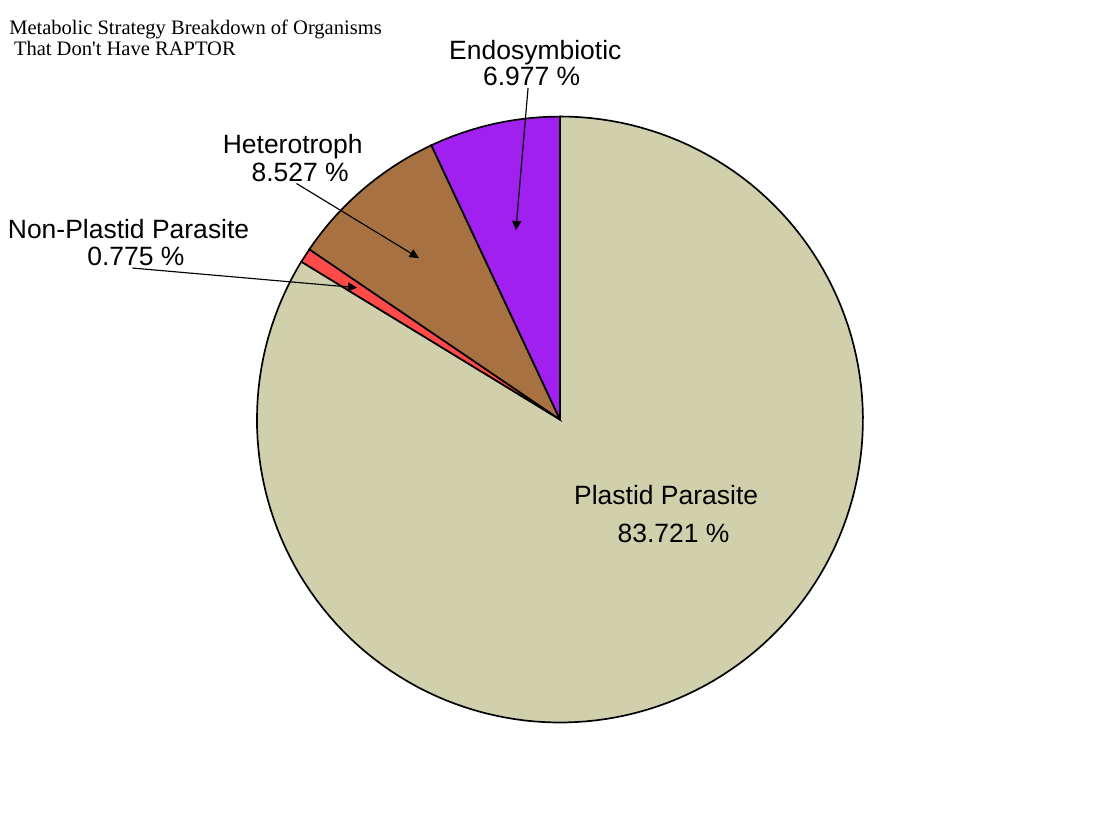
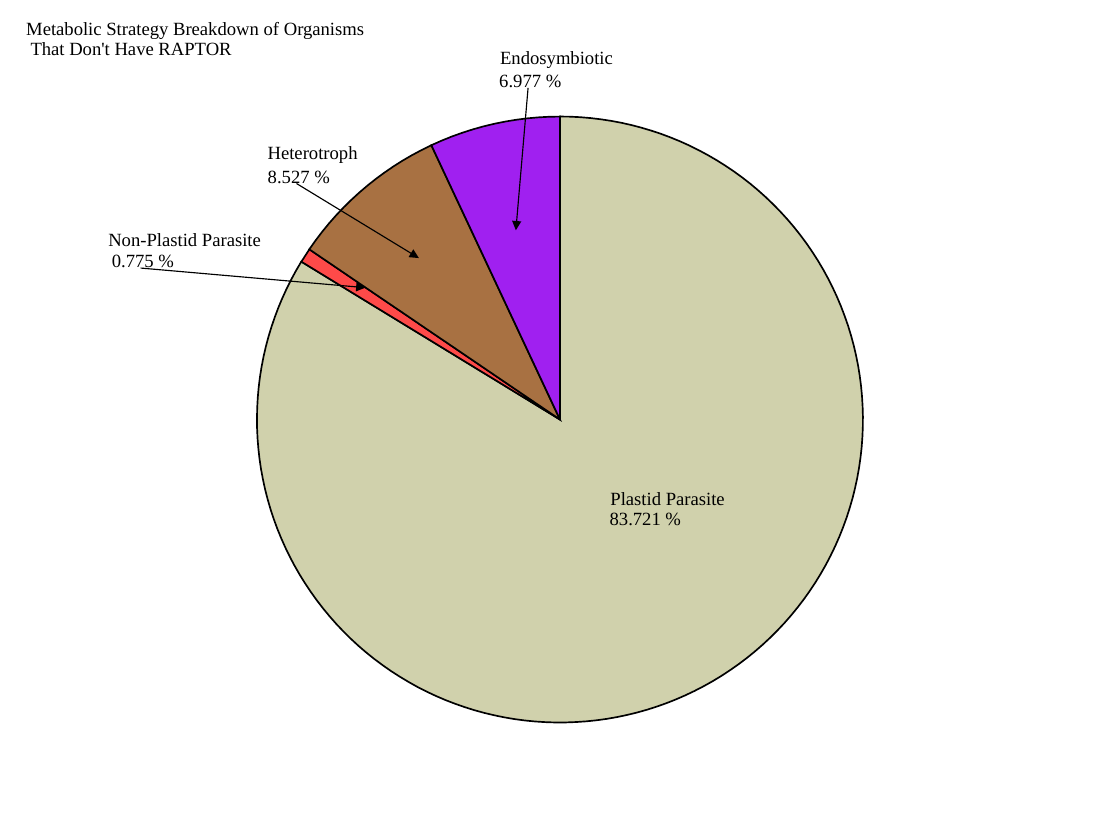
Before and after one commit to Dellaraam/TOR_phylogenetics, a slide deck: slide 1 of Images/Figures_To_Review/PieCharts_Metabolic/ALL/PieWithOutRAPTOR.pptx. Drawn at 1120x840 pixels with LibreOffice and Linux fonts; fonts in the diff are those of the drawing. Boxes give left, top, right and bottom in pixels: in the first picture for what was removed or moved away, otherwise in the second. Text is boxed around its words. In the diff, an @@ line names an element or a change of style, - is before the commit and + after.

```diff
--- a/Images/Figures_To_Review/PieCharts_Metabolic/ALL/PieWithOutRAPTOR.pptx
+++ b/Images/Figures_To_Review/PieCharts_Metabolic/ALL/PieWithOutRAPTOR.pptx
@@ text "Metabolic Strategy Breakdown of Organisms" at (26,22,364,56): size 13.2 to 12 pt @@
@@ text "Endosymbiotic": place and size @@
-text "Endosymbiotic" at (449,39,621,64)
+text "Endosymbiotic" at (500,51,613,68)
@@ text "Heterotroph": place and size @@
-text "Heterotroph" at (223,133,363,158)
+text "Heterotroph" at (268,146,358,163)
@@ size 17.1 to 12 pt, font Arial to Times New Roman in 8 elements at (610,492,725,505), (268,170,310,187), (499,74,541,92), (112,254,154,270), (268,146,358,163), (500,51,613,68), (610,512,661,526), (108,233,261,247) @@
@@ text "Non-Plastid Parasite": place and size @@
-text "Non-Plastid Parasite" at (8,218,249,239)
+text "Non-Plastid Parasite" at (108,233,261,247)
@@ text "0.775 %": place and size @@
-text "0.775 %" at (87,246,153,271)
+text "0.775 %" at (112,254,154,270)
@@ arrow moved from (132, 268) - (357, 288) to (141, 268) - (365, 288) @@
@@ text "83.721 %": place and size @@
-text "83.721 %" at (618,523,699,543)
+text "83.721 %" at (610,512,661,526)
```
Also in this commit, not shown: 27 other files.
